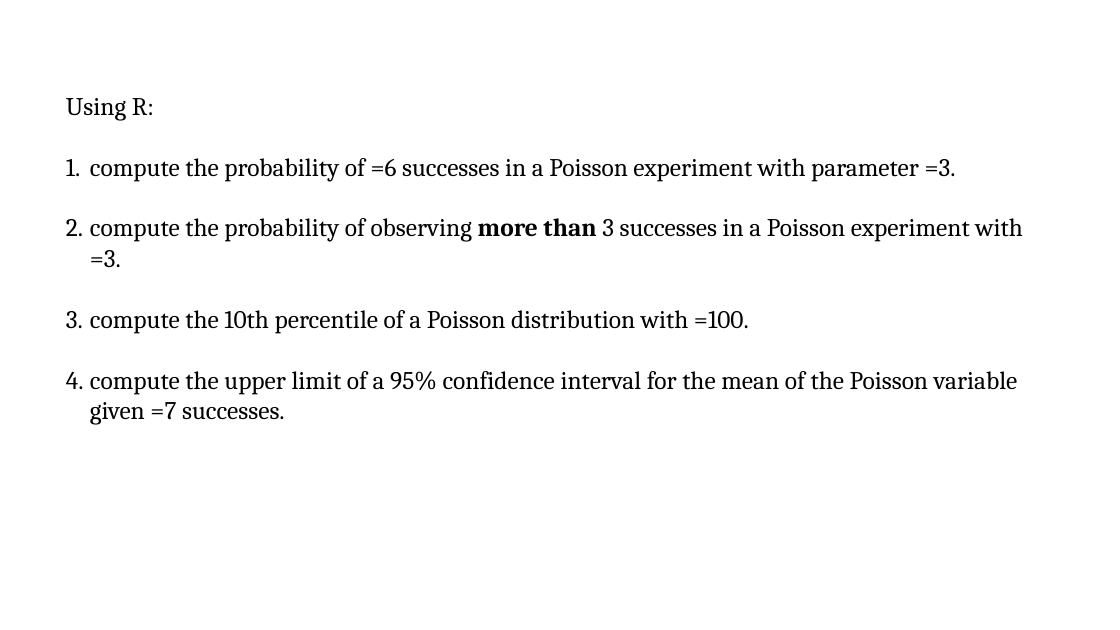
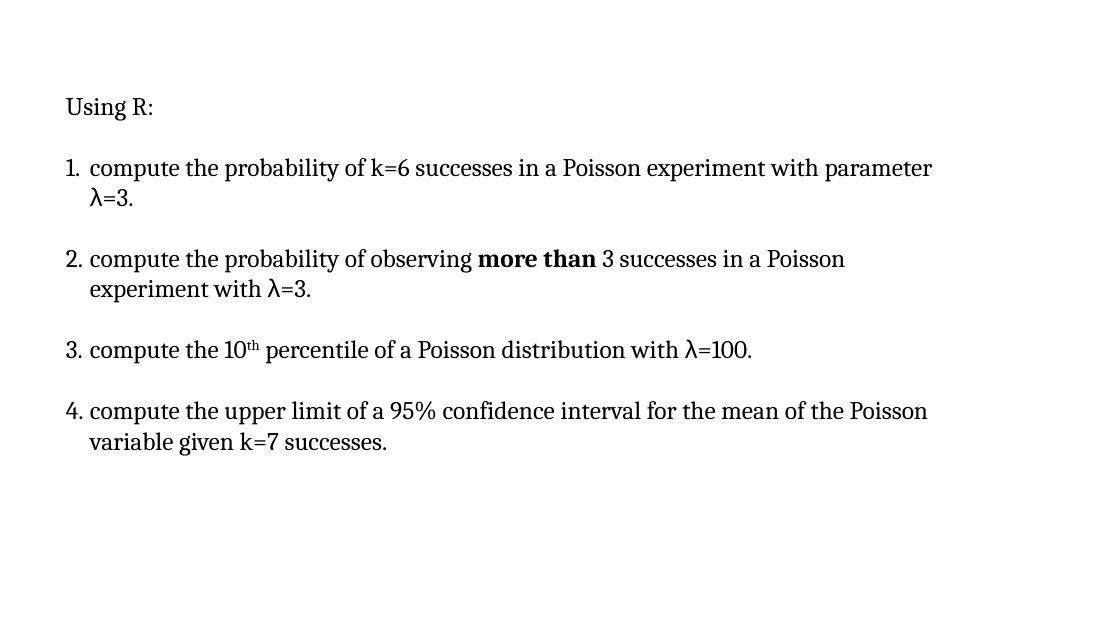
Before and after one commit to pvermees/geostats, a slide deck: slide 56 of slides/quizzes.odp. Drawn at 1120x630 pixels with LibreOffice and Linux fonts; fonts in the diff are those of the drawing. Boxes give left, top, right and bottom in pixels: in the first picture for what was removed or moved away, otherwise in the second. Text is boxed around its words. In the diff, an @@ line names an element or a change of style, - is before the commit and + after.

Commit message:
Fixed unicode in quizzes.odp

```diff
--- a/slides/quizzes.odp
+++ b/slides/quizzes.odp
@@ text at (x1=90, y1=158, x2=933, y2=456): text changed @@
-1. compute the probability of =6 successes in a Poisson experiment with parameter =3.
-2. compute the probability of observing more than 3 successes in a Poisson experiment with =3.
-3. compute the 10th percentile of a Poisson distribution with =100.
-4. compute the upper limit of a 95% confidence interval for the mean of the Poisson variable given =7 successes.
+1. compute the probability of k=6 successes in a Poisson experiment with parameter λ=3.
+2. compute the probability of observing more than 3 successes in a Poisson experiment with λ=3.
+3. compute the 10th percentile of a Poisson distribution with λ=100.
+4. compute the upper limit of a 95% confidence interval for the mean of the Poisson variable given k=7 successes.
```
